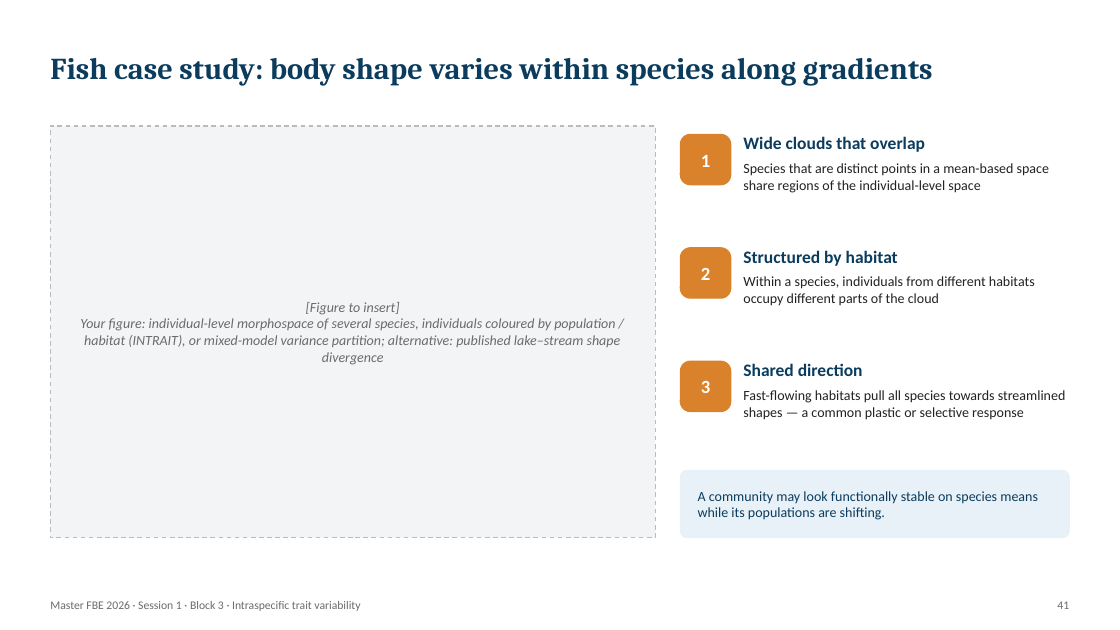
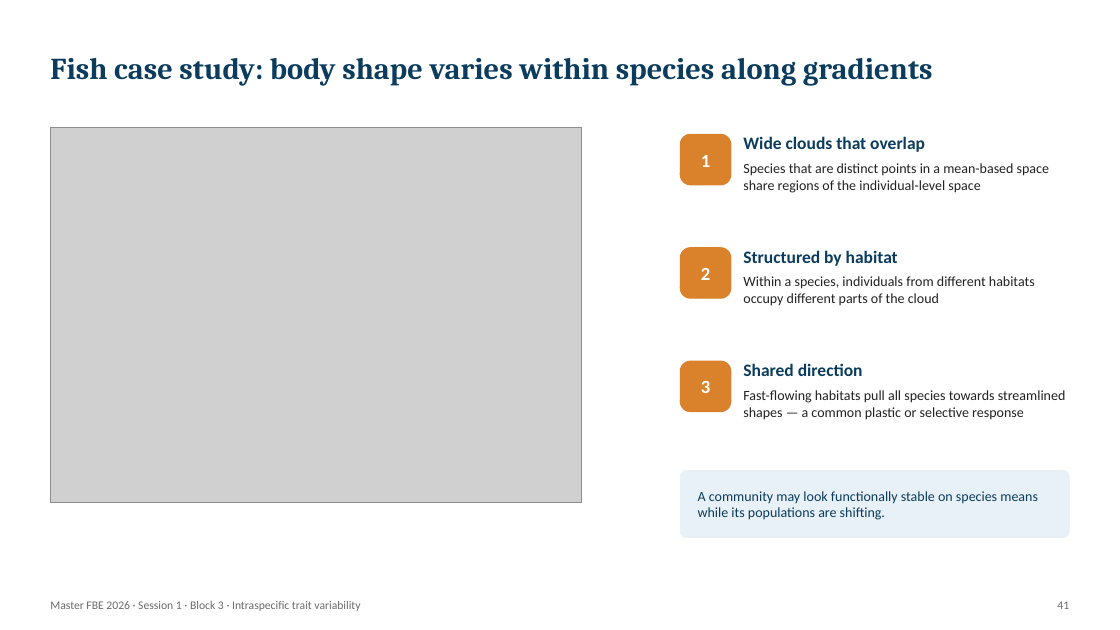
Before and after one commit to AureleToussaint/homepage, a slide deck: slide 9 of data/courses/FBE_2026/slides/FBE_2026_03_Block3_Intraspecific_Trait_Variability.pptx. Drawn at 1120x630 pixels with LibreOffice and Linux fonts; fonts in the diff are those of the drawing; grey boxes stand for pictures. Boxes give left, top, right and bottom in pixels: in the first picture for what was removed or moved away, otherwise in the second. Text is boxed around its words. In the diff, an @@ line names an element or a change of style, - is before the commit and + after.

```diff
--- a/data/courses/FBE_2026/slides/FBE_2026_03_Block3_Intraspecific_Trait_Variability.pptx
+++ b/data/courses/FBE_2026/slides/FBE_2026_03_Block3_Intraspecific_Trait_Variability.pptx
@@ rectangle removed at (x1=50, y1=126, x2=655, y2=538) @@
@@ picture added at (x1=50, y1=127, x2=581, y2=502) @@
@@ text removed at (x1=80, y1=302, x2=621, y2=365) @@
-[Figure to insert]
-Your figure: individual-level morphospace of several species, individuals coloured by population / habitat (INTRAIT), or mixed-model variance partition; alternative: published lake–stream shape divergence
```
Also in this commit, not shown: 7 other slides changed, 6 other files.
